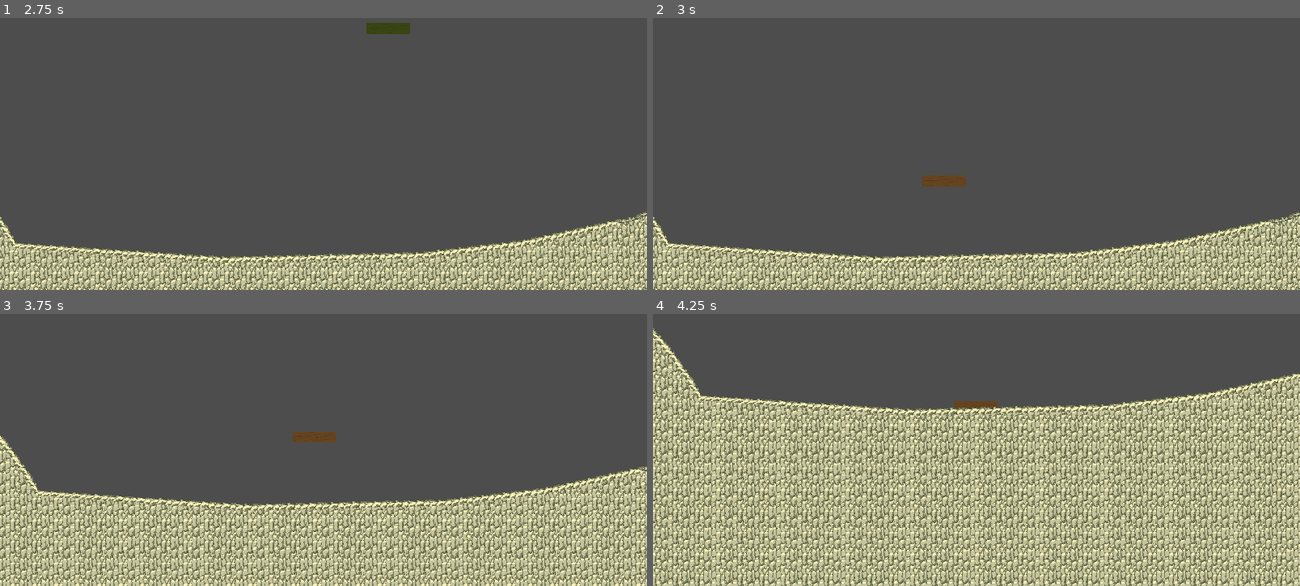
Above: before the commit, frames 1-4 (two rows, left to right).
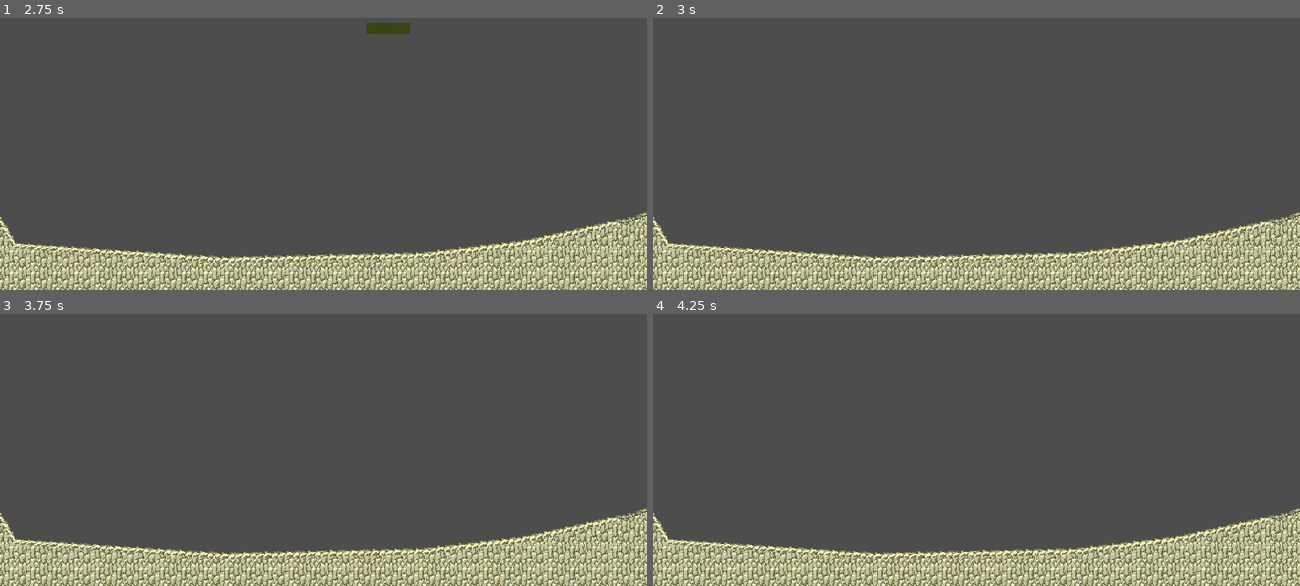
Above: after the commit, the same moments.

Repository: LiquidFun/Grandpas-Hill-Racer
Game: Godot game, scene res://levels/brutus.tscn
Two runs of this game, one before a commit and one after it. Both use one fixed random seed, a clock stepped at 60 frames per second and the inputs below.
Inputs (mouse positions are in pixels of both pictures, inside the frame that each line leads up to):
- Up to frame 1 (2.75 s): tap Enter (start) at 0.5, 2 s; move the mouse to (465, 91) at 0.52 s; hold E (rotate_right) 0.53-1.25 s; hold Enter (start) 0.53-1.25 s; click (465, 91) at 0.67 s; tap R (restart, bound only after the commit) at 1.25 s; drag from (194, 126) to (291, 181) at 1.27 s; move the mouse to (388, 28) at 2.02 s; hold E (rotate_right) from 2.03 s (still down); hold Enter (start) from 2.03 s (still down); tap 2 (item2) at 2.1 s
- Up to frame 2 (3 s): release E (rotate_right) at 2.75 s; release Enter (start) at 2.75 s; tap R (restart, bound only after the commit) at 2.75 s; drag from (944, 181) to (782, 53) at 2.77 s
- Up to frame 3 (3.75 s): tap Enter (start) at 3.5 s; move the mouse to (517, 458) at 3.52 s; hold Q (rotate_left) from 3.53 s (still down); hold Enter (start) from 3.53 s (still down); tap 4 (item4) at 3.6 s
- Up to frame 4 (4.25 s): keep holding Q (rotate_left); keep holding Enter (start); tap R (restart, bound only after the commit) at 4.15 s

Frame 1 is identical in both runs. In frame 2, 0.3% of the frame differs, in the area x 41-49%, y 57-63%; in frame 3, 29%; in frame 4, 63%, in the area x 0-100%, y 5-100%.

Commit message:
add restart

Diff:
--- a/game/game_controller.gd
+++ b/game/game_controller.gd
@@ -154,6 +154,9 @@
 	if Input.is_action_pressed("start"):
 		_start()
 
+	if Input.is_action_pressed("restart"):
+		get_tree().reload_current_scene()
+
 	if not started:
 		if Input.is_action_just_pressed("item1"):
 			_select_part(0)
@@ -191,9 +194,12 @@
 
 			if Input.is_action_just_pressed("rotate_left"):
 				selected_part.rotate(ROTATE_BY)
+				_set_selected_part_color()
+
 
 			if Input.is_action_just_pressed("rotate_right"):
 				selected_part.rotate(-ROTATE_BY)
+				_set_selected_part_color()
 
 
 func _can_selected_part_can_be_placed() -> bool:
--- a/project.godot
+++ b/project.godot
@@ -126,6 +126,11 @@
 "events": [Object(InputEventKey,"resource_local_to_scene":false,"resource_name":"","device":-1,"window_id":0,"alt_press …(191 unchanged characters)…
 ]
 }
+restart={
+"deadzone": 0.5,
+"events": [Object(InputEventKey,"resource_local_to_scene":false,"resource_name":"","device":-1,"window_id":0,"alt_pressed":false,"shift_pressed":false,"ctrl_pressed":false,"meta_pressed":false,"pressed":false,"keycode":0,"physical_keycode":82,"key_label":0,"unicode":114,"location":0,"echo":false,"script":null)
+]
+}
 
 [layer_names]
 
